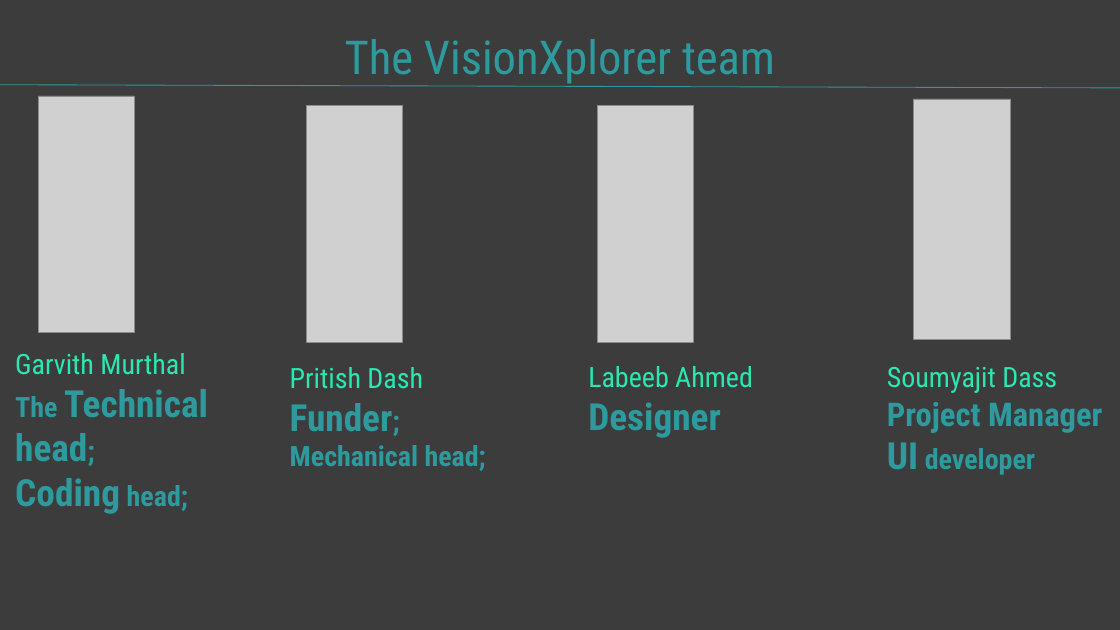
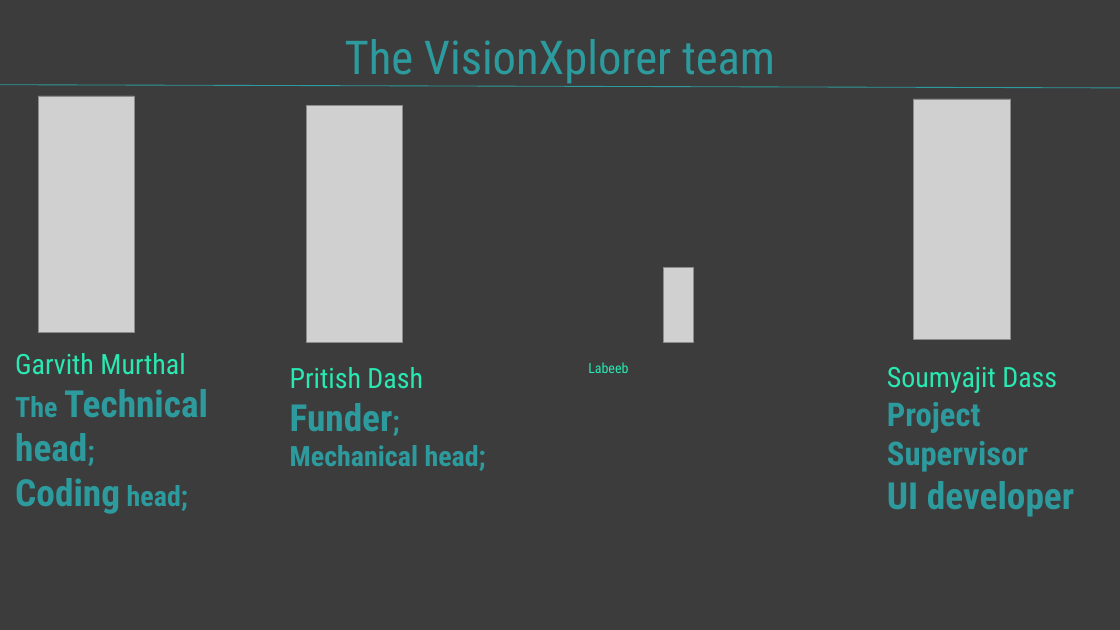
Before and after one commit to Soumyajit01/VisionXplorer, a slide deck: slide 10 of visionXplorer ppt files/visionXplorer.pptx. Drawn at 1120x630 pixels with LibreOffice and Linux fonts; fonts in the diff are those of the drawing; grey boxes stand for pictures. Boxes give left, top, right and bottom in pixels: in the first picture for what was removed or moved away, otherwise in the second. Text is boxed around its words. In the diff, an @@ line names an element or a change of style, - is before the commit and + after.

```diff
--- a/visionXplorer ppt files/visionXplorer.pptx
+++ b/visionXplorer ppt files/visionXplorer.pptx
@@ picture: place and size @@
-picture at bbox=[597, 105, 693, 342]
+picture at bbox=[664, 268, 694, 342]
@@ text at bbox=[588, 362, 628, 373]: text changed; size 24 to 12 pt @@
-Labeeb Ahmed
-Designer
+Labeeb
@@ text at bbox=[887, 402, 1028, 472]: text changed @@
-Project Manager
+Project Supervisor
@@ text at bbox=[887, 481, 1074, 517]: size 24 to 32 pt in "developer" @@
```
Also in this commit, not shown: 2 other slides changed.
